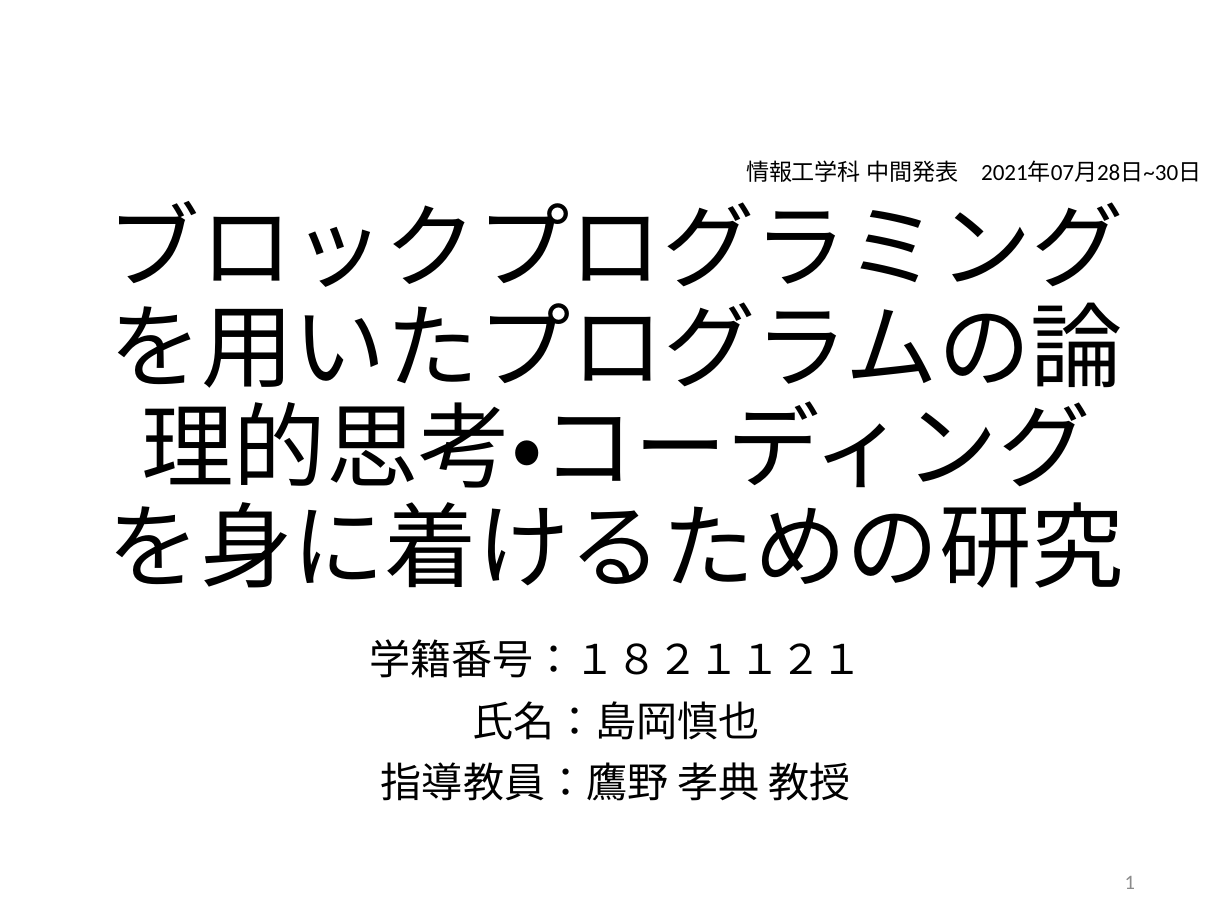
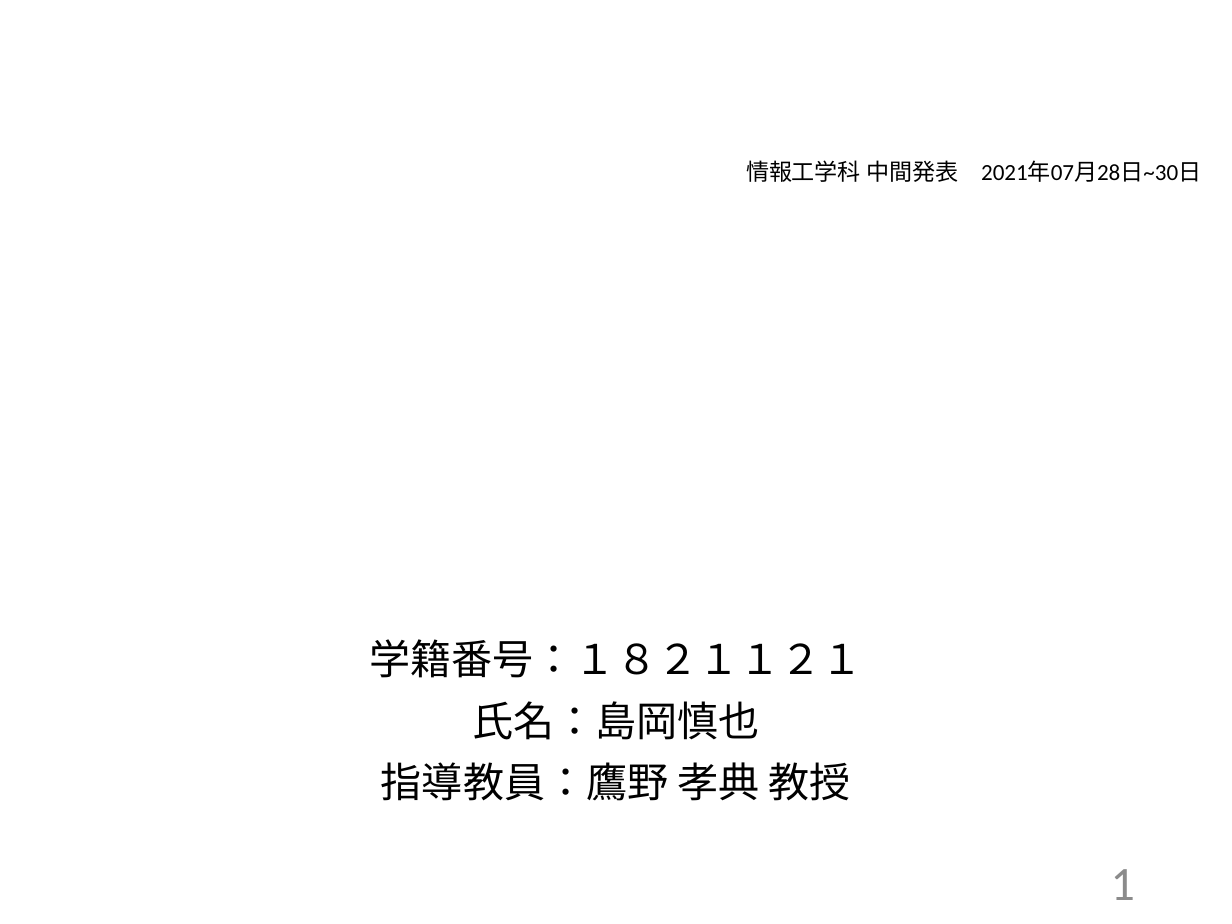
Before and after one commit to kait-takanolab/1821121-shimaoka-thesis, a slide deck: slide 1 of 1821121_shimaoka_tyuukan.pptx. Drawn at 1232x924 pixels with LibreOffice and Linux fonts; fonts in the diff are those of the drawing. Boxes give left, top, right and bottom in pixels: in the first picture for what was removed or moved away, otherwise in the second. Text is boxed around its words. In the diff, an @@ line names an element or a change of style, - is before the commit and + after.

```diff
--- a/1821121_shimaoka_tyuukan.pptx
+++ b/1821121_shimaoka_tyuukan.pptx
@@ title removed at bbox=[108, 201, 1124, 588] @@
-ブロックプログラミングを用いたプログラムの論理的思考・コーディングを身に着けるための研究
@@ page number at bbox=[1111, 869, 1135, 900]: size 12 to 28 pt @@
```
Also in this commit, not shown: 5 other slides changed, 1 slide added.
